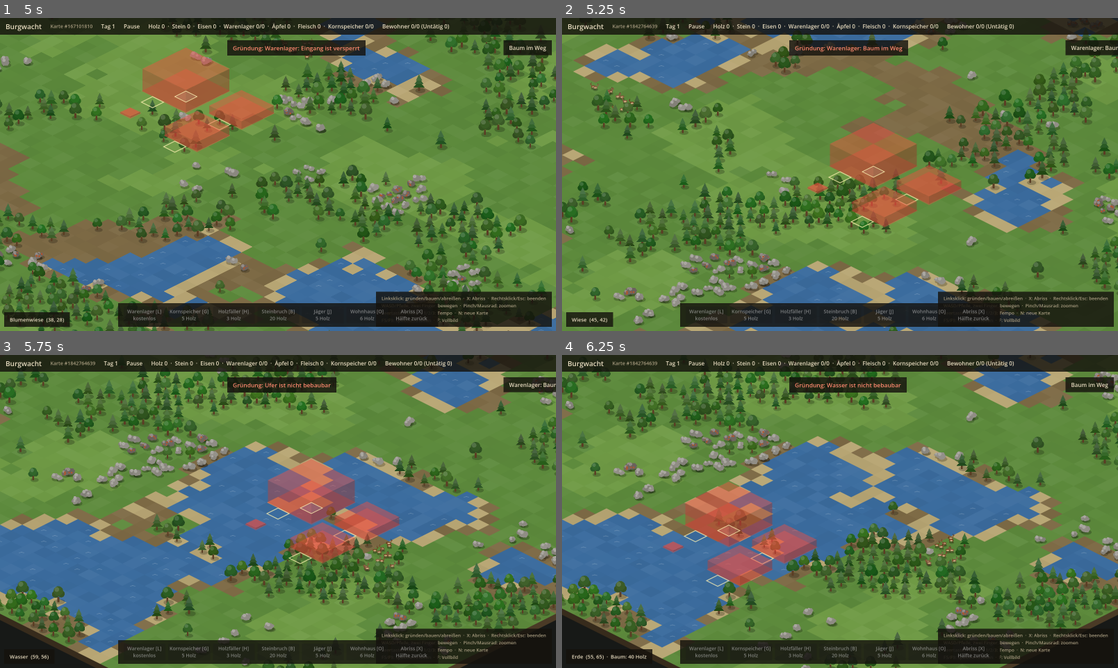
Above: before the commit, frames 1-4 (two rows, left to right).
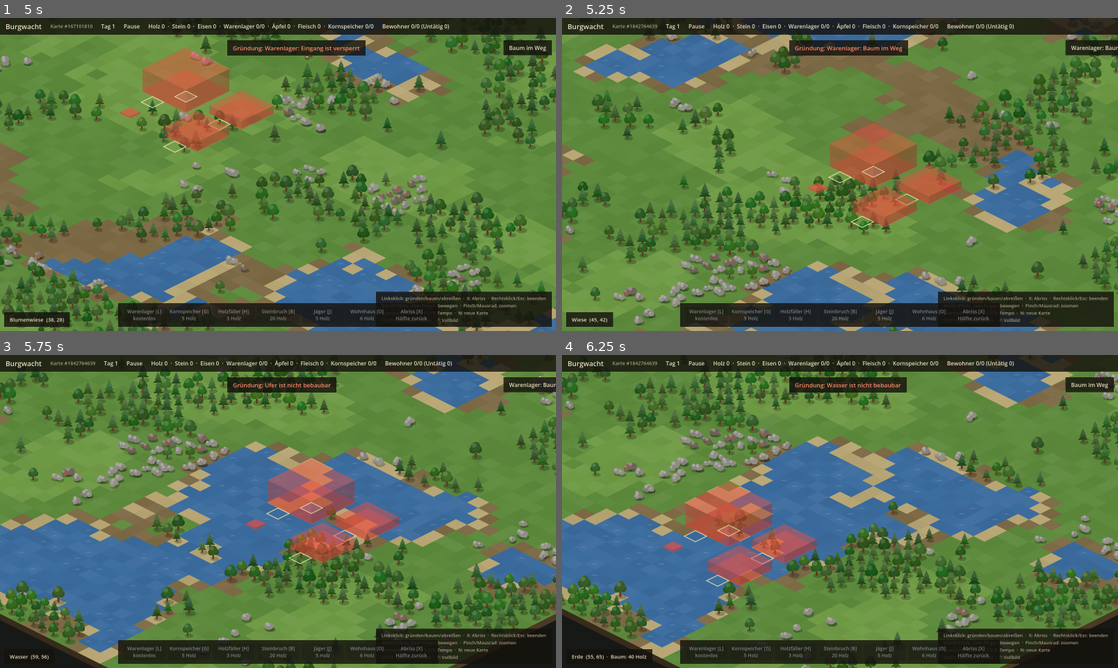
Above: after the commit, the same moments.

Repository: GwydionBr/burgwacht
Game: Godot game, scene res://scenes/main.tscn
Same seed, same stepped clock (60 frames per second), same inputs: the game is played once before the commit and once after it.
Inputs (mouse positions are in pixels of both pictures, inside the frame that each line leads up to):
- Up to frame 1 (5 s): tap Enter at 0.5, 3.5 s; move the mouse to (400, 158) at 0.52 s; hold D 0.53-1.25 s; tap N at 0.6 s; click (400, 158) at 0.67 s; tap Space at 0.77, 2, 3.77 s; drag from (166, 190) to (250, 237) at 1.27 s; move the mouse to (333, 105) at 2.02 s; hold D 2.03-2.75 s; tap 2 at 2.1 s; drag from (250, 237) to (111, 127) at 2.77 s; move the mouse to (444, 221) at 3.52 s; hold A 3.53-4.25 s; tap X at 3.6 s; drag from (111, 127) to (194, 96) at 4.27 s
- Up to frame 2 (5.25 s): tap Space at 5 s; move the mouse to (867, 174) at 5.02 s; hold S from 5.03 s (still down); tap N at 5.1 s; click (867, 174) at 5.17 s
- Up to frame 3 (5.75 s): keep holding S
- Up to frame 4 (6.25 s): release S at 5.75 s; drag from (756, 433) to (728, 527) at 5.77 s

Frame 1 is identical in both runs. In frame 2, less than 0.1% of the frame differs, in the area x 5-13%, y 20-31%; in frame 3, 0.1%, in the area x 65-72%, y 58-70%; in frame 4, 0.1%.

Commit message:
Wild: Eingang vor Wild frei, Rudel auch schräg getrennt, verlässliche Tests (#43)
- Begehbare Vorkommen versperren keinen Eingang mehr
- Rudel berühren sich auch nicht an Ecken; Generator-Test zählt schräge Nachbarn mit
- Deposit.spread_terrains_of() statt doppelter, untypisierter Abfrage
- Tests: Arbeiter läuft über Wild, Wild vermehrt sich nicht unter Bewohnern (deterministisch)
- Glossar: Rudel, Fleisch als Rohstoff

Co-Authored-By: Claude Opus 5.5 (1M context) <noreply@anthropic.com>

Diff:
--- a/src/core/deposit.gd
+++ b/src/core/deposit.gd
@@ -42,6 +42,15 @@
 	return str(deposit_def.get("mining_text", "baut %s ab" % deposit_def["name"]))
 
 
+## Die Gelände, auf denen sich ein Vorkommenstyp vermehrt ("spread" → "terrain");
+## leer: auf jedem bebaubaren Gelände.
+static func spread_terrains_of(type_id: String) -> Array[String]:
+	var spread: Dictionary = GameDefs.get_instance().deposits[type_id].get("spread", {})
+	var terrains: Array[String] = []
+	terrains.assign(spread.get("terrain", []))
+	return terrains
+
+
 ## Als reine Daten für den Spielstand (ohne Kachel – die gehört der Karte).
 func to_data() -> Dictionary:
 	return {"type": type, "amount": amount, "variant": variant}
--- a/src/core/game_world.gd
+++ b/src/core/game_world.gd
@@ -1016,8 +1016,10 @@
 			return extra_blocked[tile]
 	if not Building.has_entrance_type(type_id):
 		return ""
+	# Begehbare Vorkommen (z. B. Wild) versperren den Eingang nicht.
 	var front := Building.front_of_entrance(type_id, origin)
-	if not map.is_walkable(front) or map.get_deposit(front) != null \
+	var front_deposit := map.get_deposit(front)
+	if not map.is_walkable(front) or (front_deposit != null and not front_deposit.is_walkable()) \
 			or _occupied.has(front) or extra_blocked.has(front):
 		return "Eingang ist versperrt"
 	return ""
@@ -1108,9 +1110,7 @@
 			continue
 		var spread: Dictionary = deposit_def["spread"]
 		if _tick % int(spread["interval_ticks"]) == 0:
-			var terrains: Array[String] = []
-			terrains.assign(spread.get("terrain", []))
-			_spread_type(type, float(spread["chance"]), terrains)
+			_spread_type(type, float(spread["chance"]), Deposit.spread_terrains_of(type))
 
 
 ## terrains leer: auf jedem bebaubaren Gelände.
--- a/src/core/map_generator.gd
+++ b/src/core/map_generator.gd
@@ -12,6 +12,13 @@
 const GAME_PACK_SIZE := Vector2i(3, 6)
 ## So oft wird nach einem Platz am Waldrand gesucht, bevor jede freie Wiese genügt.
 const GAME_SITE_TRIES := 40
+## Nachbarn mit gemeinsamer Kante.
+const EDGE_NEIGHBOURS: Array[Vector2i] = [Vector2i.UP, Vector2i.RIGHT, Vector2i.DOWN, Vector2i.LEFT]
+## Alle acht Nachbarn, auch schräg.
+const ALL_NEIGHBOURS: Array[Vector2i] = [
+	Vector2i(-1, -1), Vector2i.UP, Vector2i(1, -1), Vector2i.LEFT,
+	Vector2i.RIGHT, Vector2i(-1, 1), Vector2i.DOWN, Vector2i(1, 1),
+]
 
 
 static func generate(map_seed: int, width: int, height: int) -> MapData:
@@ -137,13 +144,13 @@
 
 
 ## Frei für Wild: Gelände, auf dem es sich auch vermehrt ("spread" → "terrain"), ohne Vorkommen,
-## außerhalb des Startgebiets und ohne fremdes Wild daneben, damit Rudel getrennt bleiben.
+## außerhalb des Startgebiets und ohne fremdes Wild daneben (auch nicht schräg), damit Rudel getrennt bleiben.
 static func _is_free_meadow(map: MapData, tile: Vector2i, pack: Array[Vector2i] = []) -> bool:
-	var terrains: Array = GameDefs.get_instance().deposits["game"]["spread"]["terrain"]
-	if not map.in_bounds(tile) or not terrains.has(map.get_terrain(tile)) or map.get_deposit(tile) != null \
-			or Vector2(tile - map.center()).length() <= START_CLEAR_RADIUS:
+	var terrains := Deposit.spread_terrains_of("game")
+	if not map.in_bounds(tile) or not (terrains.is_empty() or terrains.has(map.get_terrain(tile))) \
+			or map.get_deposit(tile) != null or Vector2(tile - map.center()).length() <= START_CLEAR_RADIUS:
 		return false
-	for offset: Vector2i in [Vector2i.UP, Vector2i.RIGHT, Vector2i.DOWN, Vector2i.LEFT]:
+	for offset in ALL_NEIGHBOURS:
 		if _deposit_type_at(map, tile + offset) == "game" and not pack.has(tile + offset):
 			return false
 	return true
@@ -155,7 +162,7 @@
 	while pack.size() < size:
 		var candidates: Array[Vector2i] = []
 		for tile in pack:
-			for offset: Vector2i in [Vector2i.UP, Vector2i.RIGHT, Vector2i.DOWN, Vector2i.LEFT]:
+			for offset in EDGE_NEIGHBOURS:
 				var next := tile + offset
 				if _is_free_meadow(map, next, pack) and not pack.has(next) and not candidates.has(next):
 					candidates.append(next)
--- a/tests/test_hunting.gd
+++ b/tests/test_hunting.gd
@@ -9,6 +9,8 @@
 ## Jäger (2×2) mit Eingang bei (12, 3), daneben Wild.
 const HUNTER_SITE := Vector2i(12, 2)
 const GAME := Vector2i(14, 6)
+## Jäger weiter weg, damit der Weg dorthin über Wild führen kann.
+const SITE_FAR := Vector2i(15, 10)
 const MAX_TICKS := 1000
 
 
@@ -87,6 +89,28 @@
 	assert_true(world.is_walkable(GAME, Resident.Level.GROUND), "Wild versperrt keinen Weg")
 
 
+func test_worker_walks_through_game() -> void:
+	var world := _founded()
+	var id := build(world, "hunter", SITE_FAR)
+	var worker := world.get_resident(1)
+	# Felsen rund um den Jäger; nur vor dem Eingang steht Wild statt eines Felsens.
+	var front := Building.front_of_entrance("hunter", SITE_FAR)
+	for y in range(SITE_FAR.y - 1, SITE_FAR.y + 3):
+		for x in range(SITE_FAR.x - 1, SITE_FAR.x + 3):
+			var tile := Vector2i(x, y)
+			if world.get_building_at(tile) == null:
+				add_deposit(world, tile, "game" if tile == front else "stone")
+	var entrance := world.get_building(id).entrance()
+	var crossed := false
+	for i in MAX_TICKS:
+		if worker.tile == entrance:
+			break
+		world.step()
+		crossed = crossed or worker.tile == front
+	assert_eq(worker.tile, entrance, "Angekommen:")
+	assert_true(crossed, "Über das Wild vor dem Eingang gelaufen")
+
+
 func test_hunter_delivers_meat_to_granary() -> void:
 	var world := _founded()
 	add_deposit(world, GAME, "game")
@@ -163,11 +187,10 @@
 
 func test_game_does_not_spread_under_residents() -> void:
 	var world := _founded()
-	# Neben die Startbewohner am Lagerfeuer (3, 8).
 	var resident := world.get_resident(1)
-	add_deposit(world, resident.tile + Vector2i(0, 1), "game")
+	# Wild schräg neben dem Bewohner; bei sicherer Vermehrung bleibt nur seine Kachel frei.
+	for offset: Vector2i in [Vector2i(-1, -1), Vector2i(1, -1)]:
+		add_deposit(world, resident.tile + offset, "game")
 	_run_with_chance(world, int(_spread_def("game")["interval_ticks"]), 1.0)
-	for other in world.get_residents():
-		var deposit := world.map.get_deposit(other.tile)
-		assert_true(deposit == null or other.tile == resident.tile + Vector2i(0, 1),
-				"Wild unter Bewohner %d bei %s" % [other.id, str(other.tile)])
+	assert_eq(world.map.get_deposit(resident.tile), null, "Kein Wild unter dem Bewohner")
+	assert_true(world.map.get_deposit(resident.tile + Vector2i(-1, 0)) != null, "Daneben vermehrt es sich")
--- a/tests/test_map_generator.gd
+++ b/tests/test_map_generator.gd
@@ -77,13 +77,12 @@
 		var map := MapGenerator.generate(map_seed, SIZE, SIZE)
 		var unvisited := _game_tiles(map)
 		while not unvisited.is_empty():
-			# Ein Rudel: alle über gemeinsame Kanten verbundenen Wild-Kacheln.
+			# Ein Rudel: alle verbundenen Wild-Kacheln, auch schräg – Rudel dürfen sich nicht einmal an Ecken berühren.
 			var pack: Array[Vector2i] = [unvisited.pop_front()]
 			var i := 0
 			while i < pack.size():
-				var neighbours: Array[Vector2i] = [pack[i] + Vector2i.LEFT, pack[i] + Vector2i.RIGHT,
-						pack[i] + Vector2i.UP, pack[i] + Vector2i.DOWN]
-				for next in neighbours:
+				for offset in MapGenerator.ALL_NEIGHBOURS:
+					var next := pack[i] + offset
 					if unvisited.has(next):
 						unvisited.erase(next)
 						pack.append(next)
--- a/tests/test_placement.gd
+++ b/tests/test_placement.gd
@@ -47,6 +47,12 @@
 	var world := empty_world()
 	world.map.add_deposit(_keep_front(), _tree())
 	assert_eq(world.founding_error(ORIGIN), "Eingang ist versperrt", "Baum vor dem Eingang:")
+
+
+func test_walkable_deposit_does_not_block_entrance() -> void:
+	var world := empty_world()
+	world.map.add_deposit(_keep_front(), Deposit.create("game", RandomNumberGenerator.new()))
+	assert_eq(world.founding_error(ORIGIN), "", "Wild vor dem Eingang:")
 
 
 func test_entrance_front_must_be_walkable() -> void:
Not shown, changed: CONTEXT.md
